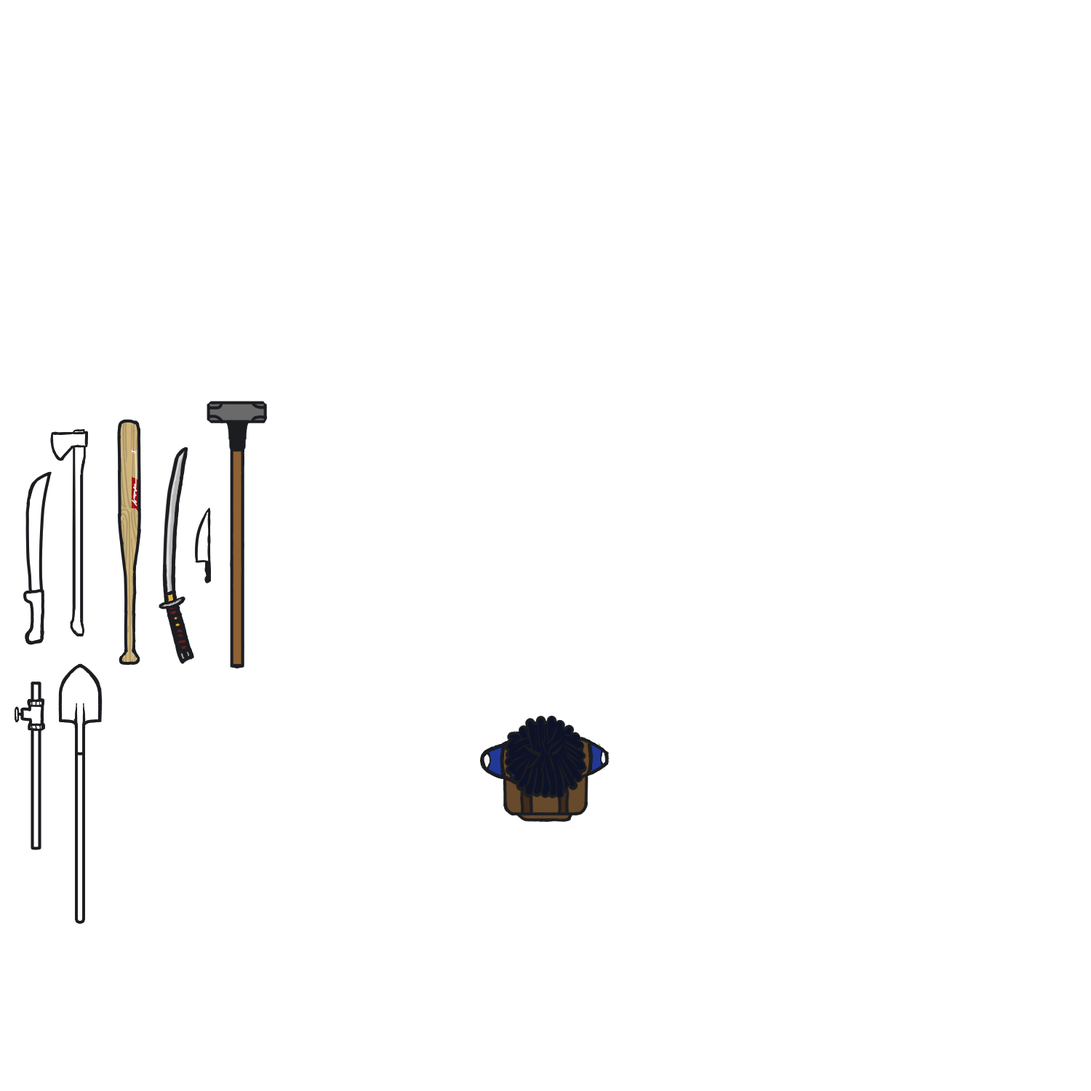
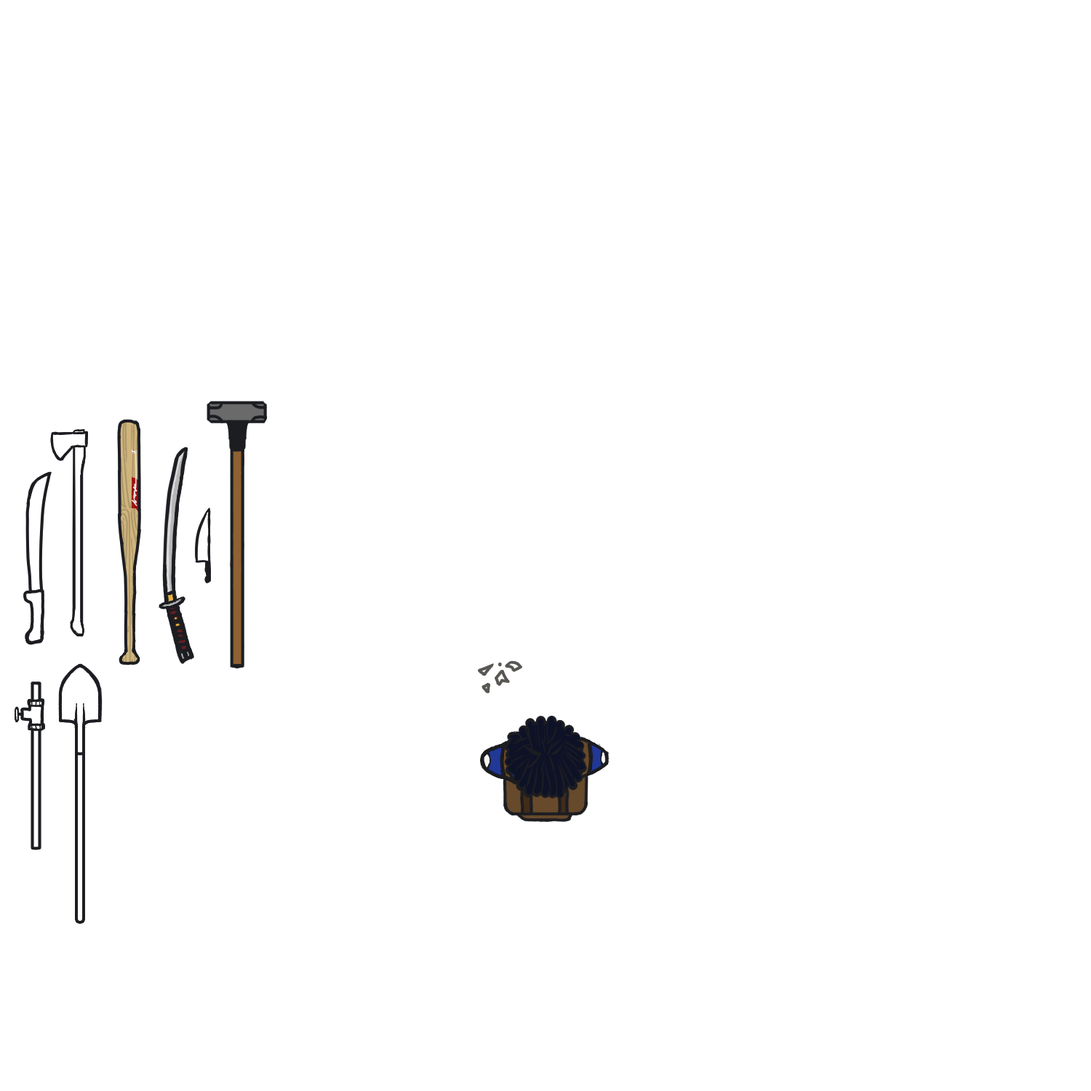
Before/after of a 1091×1091 layered artwork. What changed in the layer stack:
painted on "Pipe" over (478, 660, 523, 695)
added layer "Paint Layer 17" in group "Items" over (478, 660, 523, 695)
